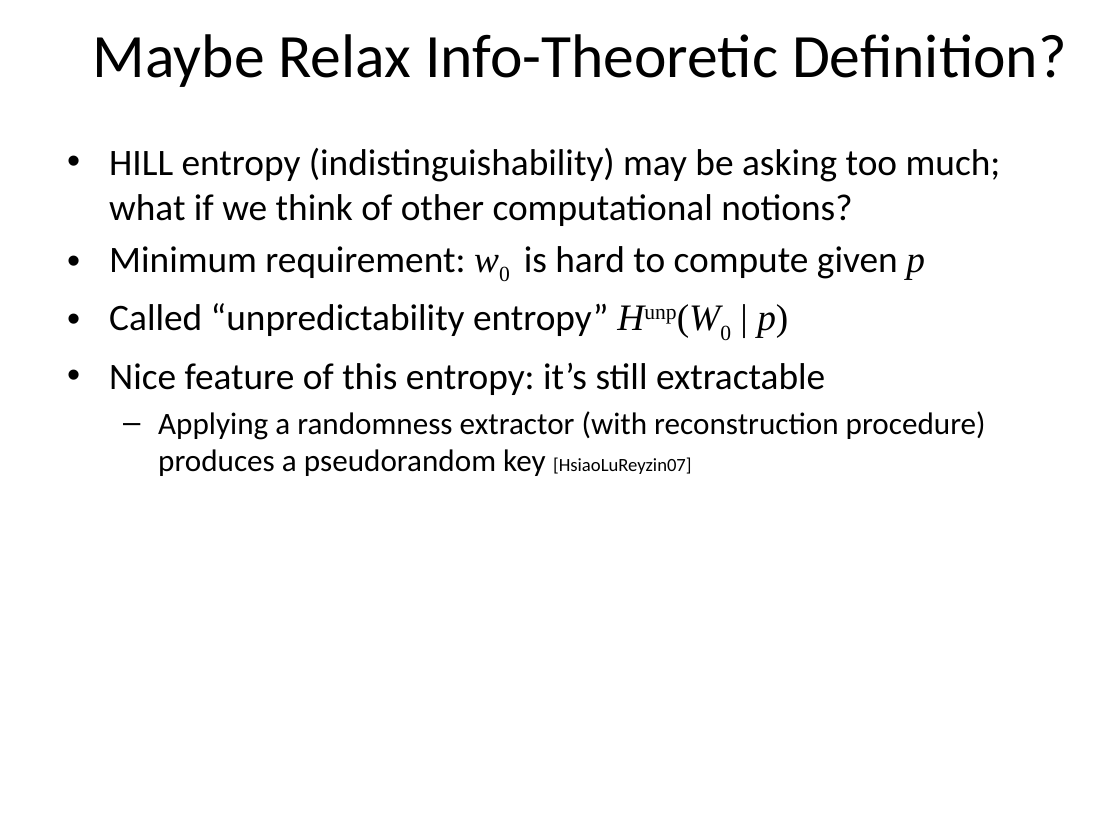
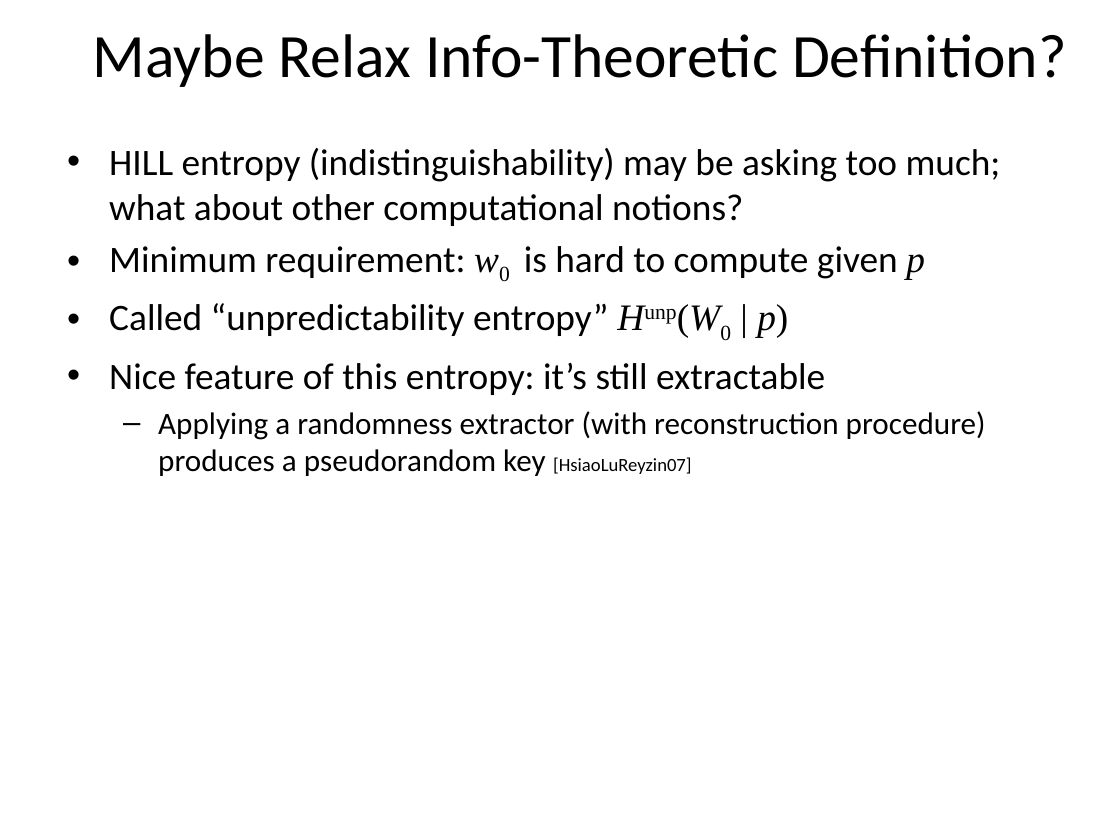
Before and after one commit to xianruimeng/comp-fuzzy-ext, a slide deck: slide 12 of ComputationalFuzzyExtractors-Asiacrypt.pptx. Drawn at 1120x840 pixels with LibreOffice and Linux fonts; fonts in the diff are those of the drawing. Boxes give left, top, right and bottom in pixels: in the first picture for what was removed or moved away, otherwise in the second. Text is boxed around its words. In the diff, an @@ line names an element or a change of style, - is before the commit and + after.

```diff
--- a/ComputationalFuzzyExtractors-Asiacrypt.pptx
+++ b/ComputationalFuzzyExtractors-Asiacrypt.pptx
@@ text at (x1=109, y1=148, x2=1001, y2=226): text changed @@
-• HILL entropy (indistinguishability) may be asking too much; what if we think of other computational notions?
+• HILL entropy (indistinguishability) may be asking too much; what about other computational notions?
```
Also in this commit, not shown: 15 other slides changed, 3 slides added.
